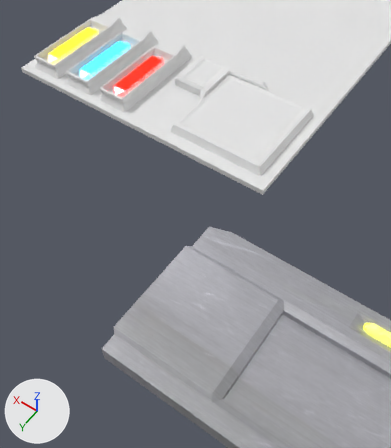
A saved change to the Blender file graphics/ui/ui.blend.
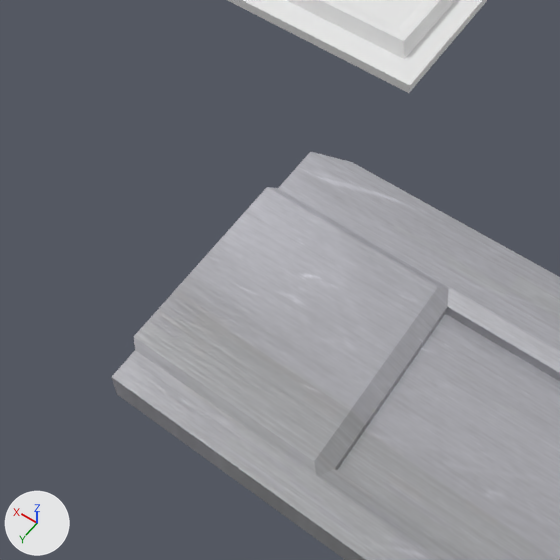
There are two pictures of each version: one from a camera (50 mm lens) standing at (4.57, 6.0, 3.76) and looking at (6.01, 4.0, 0.6), one close up on the part from 11% to 88% of the width and 32% to 100% of the height. Every picture has the same lights, and +X, +Y and +Z are marked at lower left.
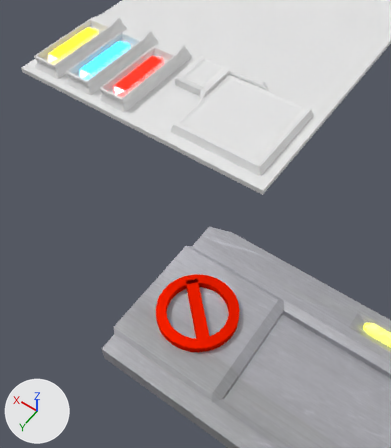
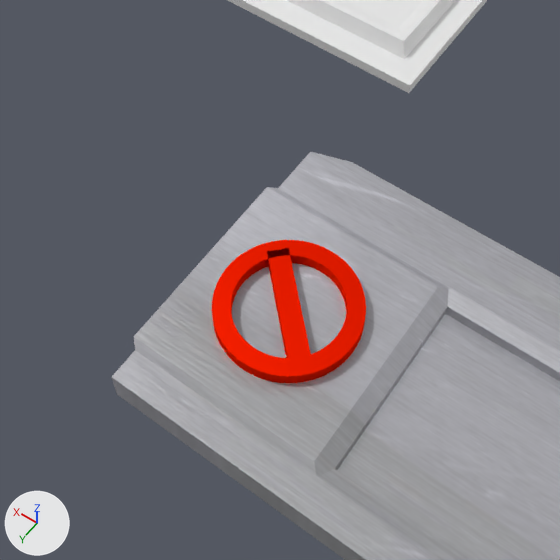
Where the change shows, as pixel boxes (x1, y1, x2, y2) in the close-ups (560 x 560 px):
'Cylinder.002', added
    after: (212, 240, 366, 383)

The change, as a list of edits to the scene's bpy script:
```text
Add mat_material_013:
    mat_material_013 = bpy.data.materials.new('Material.013')
    mat_material_013.use_nodes = True; mat_material_013.node_tree.nodes.clear()
    _N = mat_material_013.node_tree.nodes; _L = mat_material_013.node_tree.links
    n0 = _N.new('ShaderNodeOutputMaterial'); n0.name = 'Material Output'
    n1 = _N.new('ShaderNodeBsdfAnisotropic'); n1.name = 'Glossy BSDF'
    n1.distribution = 'GGX'
    n1.inputs[0].default_value = (1.0, 0.0147, 0.0, 1.0)  # 'Color', red #ff2000
    n1.inputs[1].default_value = 0.485  # 'Roughness'
    _L.new(n1.outputs[0], n0.inputs[0])  # 'BSDF' to 'Surface'
Add me_cylinder_002:
    me_cylinder_002.from_pydata(...)  # 267 vertices, 143 faces; spans x -0.306..0.306, y -0.306..0.306, z -0.306..0.306
    me_cylinder_002.materials.append(mat_material_013)
Add ob_cylinder_002:
    ob_cylinder_002 = bpy.data.objects.new('Cylinder.002', me_cylinder_002)
    ob_cylinder_002.location = (5.698, 4.402, 0.205)
    ob_cylinder_002.rotation_euler = (0.0, 0.0, -0.776)  # degrees (0, 0, -44)
    ob_cylinder_002.scale = (1.0, 1.0, 0.107)
```
